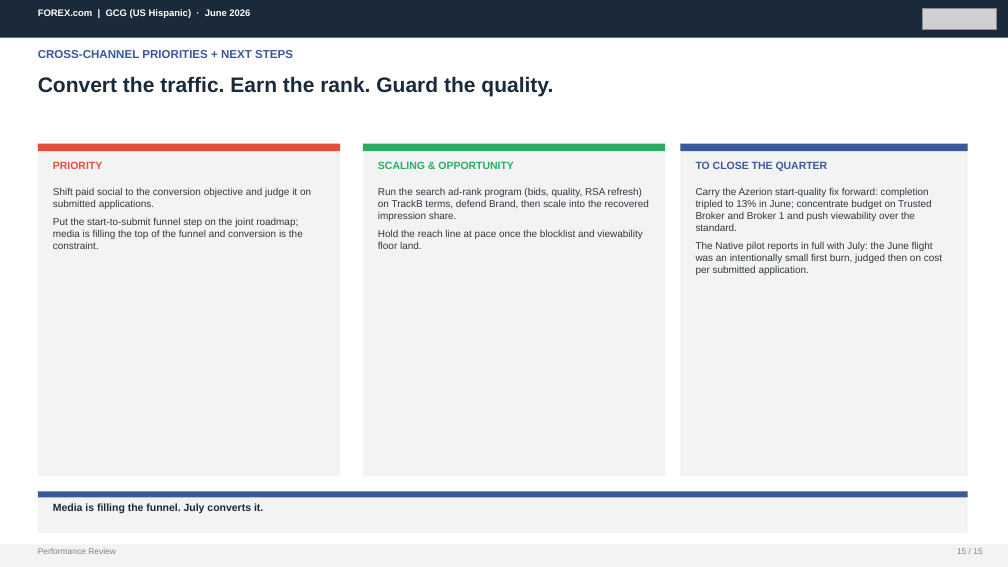
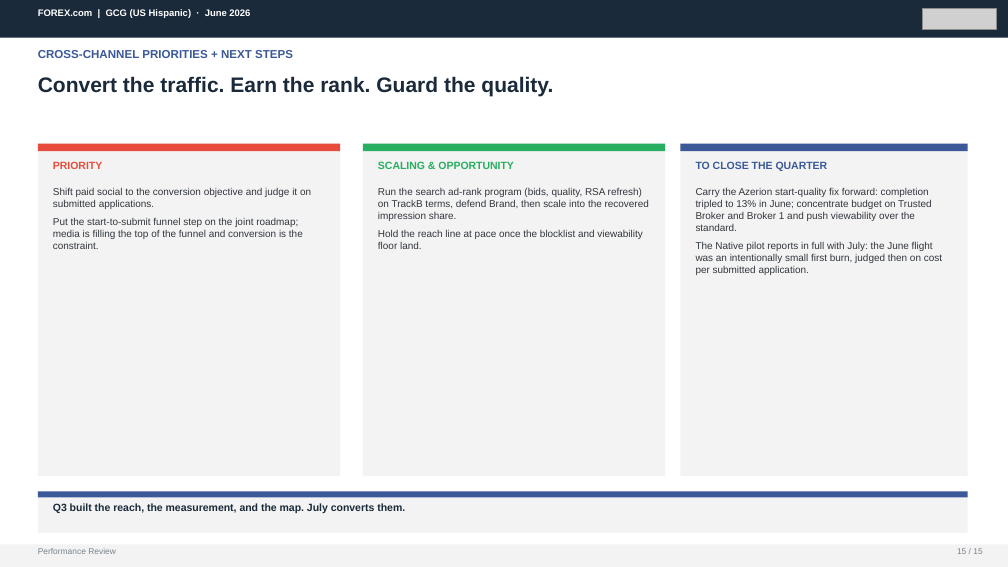
Before and after one commit to hablapro/brlvnt-reporting-hub, a slide deck: slide 15 of report-client-decks/06. GCG_US_June_2026_Performance_Review.pptx. Drawn at 1008x567 pixels with LibreOffice and Linux fonts; fonts in the diff are those of the drawing; grey boxes stand for pictures. Boxes give left, top, right and bottom in pixels: in the first picture for what was removed or moved away, otherwise in the second. Text is boxed around its words. In the diff, an @@ line names an element or a change of style, - is before the commit and + after.

```diff
--- a/report-client-decks/06. GCG_US_June_2026_Performance_Review.pptx
+++ b/report-client-decks/06. GCG_US_June_2026_Performance_Review.pptx
@@ text at (53, 503, 405, 513): text changed @@
-Media is filling the funnel. July converts it.
+Q3 built the reach, the measurement, and the map. July converts them.
```
Also in this commit, not shown: 7 other slides changed, 3 other files.
